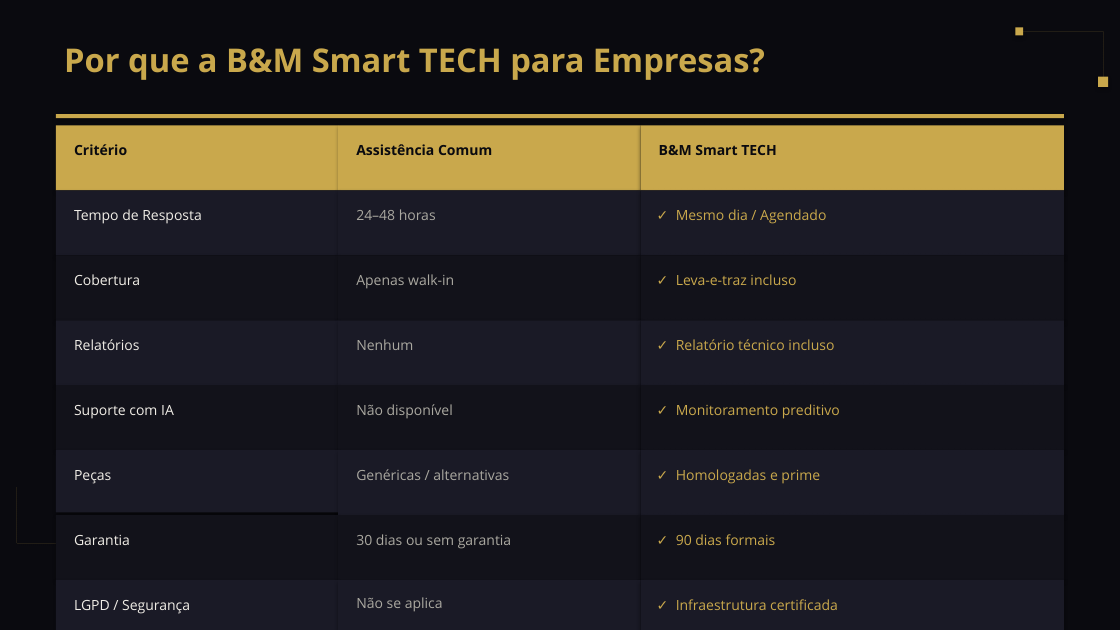
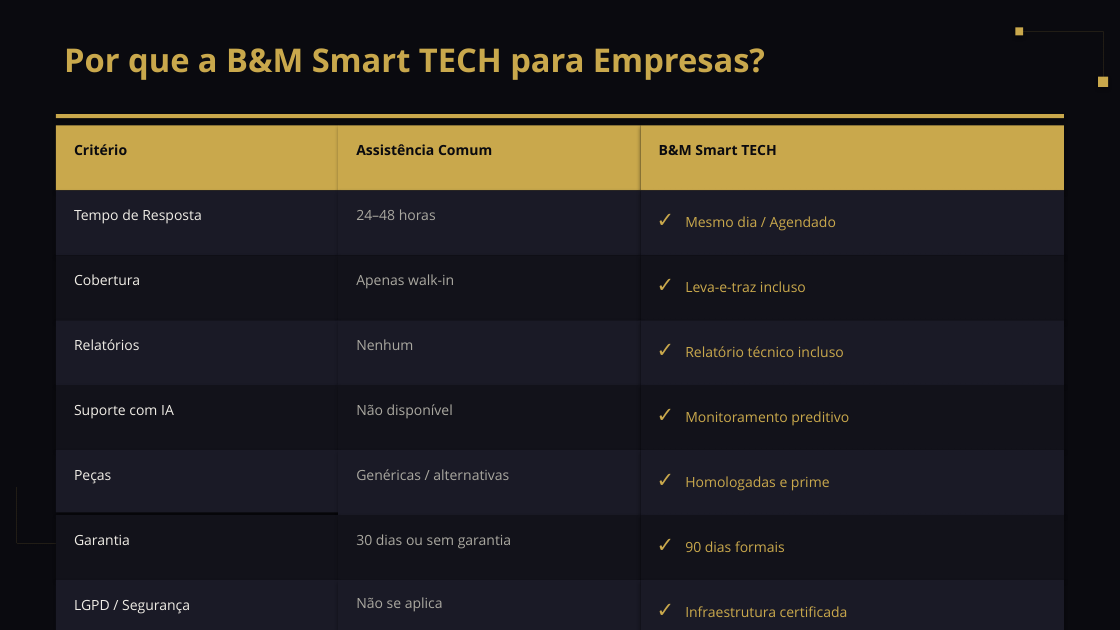
Before and after one commit to AGLz/agl-hostman, a slide deck: slide 11 of projects/B_M/Apresentação Empresas Sro Paulo.pptx. Drawn at 1120x630 pixels with LibreOffice and Linux fonts; fonts in the diff are those of the drawing. Boxes give left, top, right and bottom in pixels: in the first picture for what was removed or moved away, otherwise in the second. Text is boxed around its words. In the diff, an @@ line names an element or a change of style, - is before the commit and + after.

Commit message:
docs(projects): atualiza apresentação B_M São Paulo
Atualiza o ficheiro PPTX da apresentação empresas Sro Paulo.

```diff
--- a/projects/B_M/Apresentação Empresas Sro Paulo.pptx
+++ b/projects/B_M/Apresentação Empresas Sro Paulo.pptx
@@ size 12 to 18 pt in "✓" in 7 elements at <box>685,216,836,231</box>, <box>685,281,806,292</box>, <box>685,346,844,357</box>, <box>685,411,849,425</box>, <box>685,476,830,491</box>, <box>685,541,785,552</box>, <box>685,606,848,617</box> @@
```
